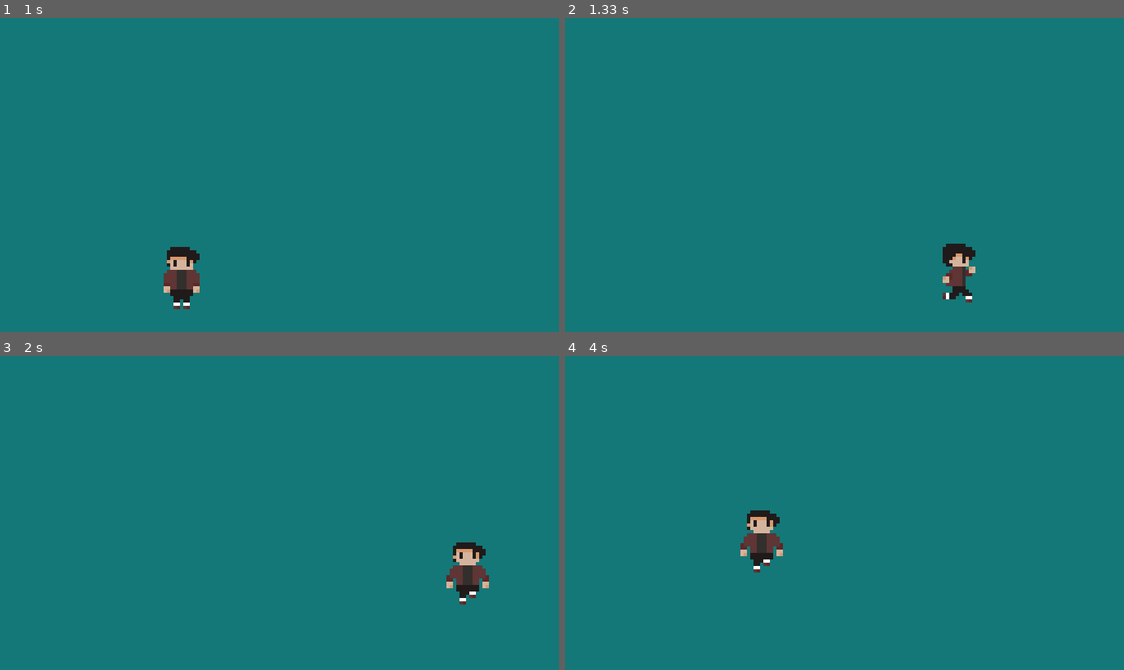
Above: before the commit, frames 1-4 (two rows, left to right).
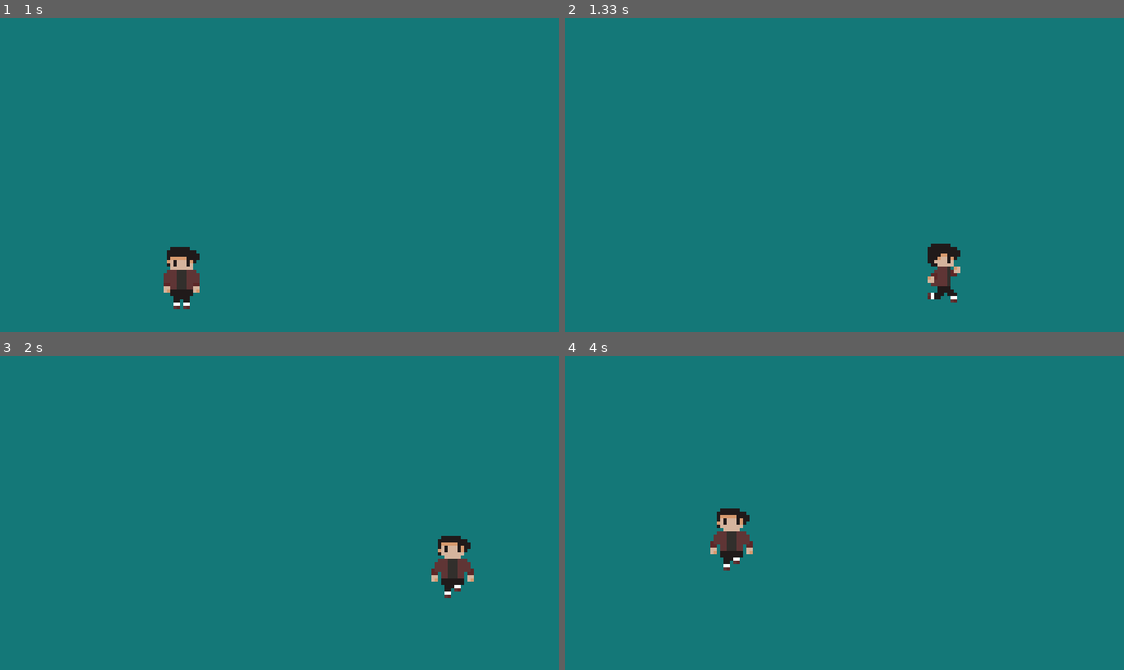
Above: after the commit, the same moments.

Repository: VinicciusSantos/Estudos-Pygame
Game: pygame game, started from main.py
The game is run twice, just before and just after one commit, with the same random seed, the same clock (stepped at 60 frames per second) and the same inputs.
Inputs (mouse positions are in pixels of both pictures, inside the frame that each line leads up to):
- Up to frame 1 (1 s): press the mouse at (279, 222) at 0.37 s; move the mouse to (307, 234) at 0.47 s; release the mouse at (335, 244) at 0.6 s; press the mouse at (279, 222) at 0.7 s; move the mouse to (318, 143) at 0.8 s; release the mouse at (363, 65) at 0.93 s
- Up to frame 2 (1.33 s): hold Right from 1 s (still down)
- Up to frame 3 (2 s): release Right at 1.47 s; press the mouse at (279, 560) at 1.53 s; move the mouse to (285, 484) at 1.63 s; release the mouse at (290, 406) at 1.77 s; hold Up from 1.83 s (still down)
- Up to frame 4 (4 s): release Up at 2.13 s; hold Right 2.17-2.63 s; hold Left 2.67-3.2 s; hold Left 3.23-3.63 s; hold Up from 3.67 s (still down)

Frame 1 is identical in both runs. In frame 2, 1.1% of the frame differs, in the area x 64-74%, y 71-91%; in frame 3, 1.3%; in frame 4, 1.7%, in the area x 25-39%, y 48-69%.

Commit message:
Add files via upload
Rotação da arma refeita, o personagem fica mais lento quando estpa segurando a arma. Falta flipar ela quando o personagem vira para esquerda.

Diff:
--- a/Player.py
+++ b/Player.py
@@ -19,11 +19,14 @@
 
         # Identificando as sprites na imagem
         linhas, colunas, cont = 5, 4, 0
-        for c in range(colunas):
-            for i in range(linhas-1):
-                cont += 1
-                img = sprite_sheet.subsurface((i * 32, c * 32), (32, 32))
-                self.sprites.append(img)
+        try:
+            for c in range(colunas+1):
+                for i in range(linhas-1):
+                    cont += 1
+                    img = sprite_sheet.subsurface((i * 32, c * 32), (32, 32))
+                    self.sprites.append(img)
+        except ValueError:
+            print(c, i)
 
         self.atual, self.pular_call_se_impar = 0, 0
         self.sequencia_correr_d = [6, 4, 5, 5, 4, 6, 7, 8, 8, 7, 6]
@@ -42,8 +45,8 @@
         self.correr_d = self.correr_e = self.pular = self.reverse = self.descer = self.mira = self.tiro = False
         self.forca_y = 0
 
-    def pos(self):
-        return self.image.get_rect()
+    def mirar(self, trueorfalse=False):
+        self.mira = trueorfalse
 
     def pulo(self): # Função chamada quando apertamos "W" ou "Up"
         self.pular = True
@@ -98,8 +101,16 @@
             self.pular = self.descer = False
         self.correr_d = self.correr_e = False
 
-         # Definindo a colisão com o chão
-        if self.rect.y >= config["Chao"]:
+        # Configurando a mira
+        if self.mira:
+            mouse_x = pygame.mouse.get_pos()[0]
+            if mouse_x > self.rect.centerx:
+                self.atual = 16
+            else:
+                self.atual = 17
+
+        # Definindo a colisão com o chão
+        elif self.rect.y >= config["Chao"]:
             self.rect.y = config["Chao"]
             self.forca_y = 0
         elif self.descer:
@@ -107,16 +118,7 @@
         else:
             self.atual = 14
 
-        # Configurando a mira
-        if self.mira:
-            mouse_x, mouse_y = pygame.mouse.get_pos()
-            if mouse_x < self.rect.centerx:
-                self.atual = 12
-            else:
-                self.atual = 11
 
         self.image = self.sprites[int(self.atual)]
         self.image = pygame.transform.scale(self.image, (32 * 5, 32 * 5))
         self.tiro = False
-
-personagem = Personagem()
--- a/armas.py
+++ b/armas.py
@@ -1,5 +1,7 @@
 import pygame, json
 from pygame.locals import *
+from Player import Personagem
+personagem = Personagem()
 
 # Abrir arquivp com as configs
 config_f = open("./config.json")
@@ -19,5 +21,7 @@
         self.rect = self.image.get_rect()
 
     def update(self):
-        self.atual = 0
-        self.imagem = self.sprites[self.atual]
+        if personagem.atual == 17:
+            self.atual=0
+        else:
+            self.image = pygame.transform.flip(self.image, False, True)
--- a/main.py
+++ b/main.py
@@ -1,4 +1,4 @@
-import pygame, json
+import pygame, json, math
 
 from pygame.locals import *
 from sys import exit
@@ -25,7 +25,6 @@
 rgb_vermelho = (255, 0, 0)
 rgb_branco = (255, 255, 255)
 font = pygame.font.SysFont(None, 20)
-click = False
 
 tempo = pygame.time.Clock()
 
@@ -53,6 +52,14 @@
 # Menu Principal
 def main_menu():
     while True:
+        click = False
+        for event in pygame.event.get():
+            if event.type == QUIT:
+                pygame.quit()
+                exit()
+            if event.type == MOUSEBUTTONDOWN and event.button == 1: # Se clicar com o botão direitodo mouse
+                click = True
+
         tela.fill(rgb_preto)
         draw_text("Menu Principal", font, rgb_vermelho, tela, 20, 20)
         mouse_x, mouse_y = pygame.mouse.get_pos()
@@ -73,13 +80,6 @@
         pygame.draw.rect(tela, rgb_vermelho, button_start)
         pygame.draw.rect(tela, rgb_vermelho, button_quit)
 
-        click = False
-        for event in pygame.event.get():
-            if event.type == QUIT:
-                pygame.quit()
-                exit()
-            if event.type == MOUSEBUTTONDOWN and event.button == 1: # Se clicar com o botão direitodo mouse
-                click = True
         pygame.display.update()
         tempo.tick(30)
 
@@ -94,11 +94,19 @@
                 pygame.quit()
                 exit()
 
+            if event.type == MOUSEBUTTONDOWN:
+                personagem.mirar(True)
+
+            if event.type == MOUSEBUTTONUP:
+                personagem.mirar(False)
+
             # Se Apertar ESC:
             if event.type == KEYDOWN and event.key == K_ESCAPE:
                 running = False
 
         vel_x = 23
+        if personagem.mira:
+            vel_x = 3
         # Pular
         if pygame.key.get_pressed()[K_w] or pygame.key.get_pressed()[K_UP]:
             personagem.pulo()
@@ -116,6 +124,18 @@
         # Desenhando o personagem
         todas_as_sprites.draw(tela)
         todas_as_sprites.update()
+
+        if personagem.mira:
+            # Rotação da Arma:
+            gunpos = (personagem.rect.x+90, personagem.rect.y+85)
+            position = pygame.mouse.get_pos()
+            angle = -math.atan2(position[1] - (gunpos[1]-32), position[0] - (gunpos[0]-26))*57.29
+            gunrot = pygame.transform.rotate(bazuca.image, angle)
+            gunpos1 = (gunpos[0]-gunrot.get_rect().width/2, gunpos[1]-gunrot.get_rect().height/2)
+
+            tela.blit(gunrot, gunpos1)
+            print(angle)
+
         pygame.display.update()
         tempo.tick(40)
 
Binary file changed: assets/sprites/Personagem.png
